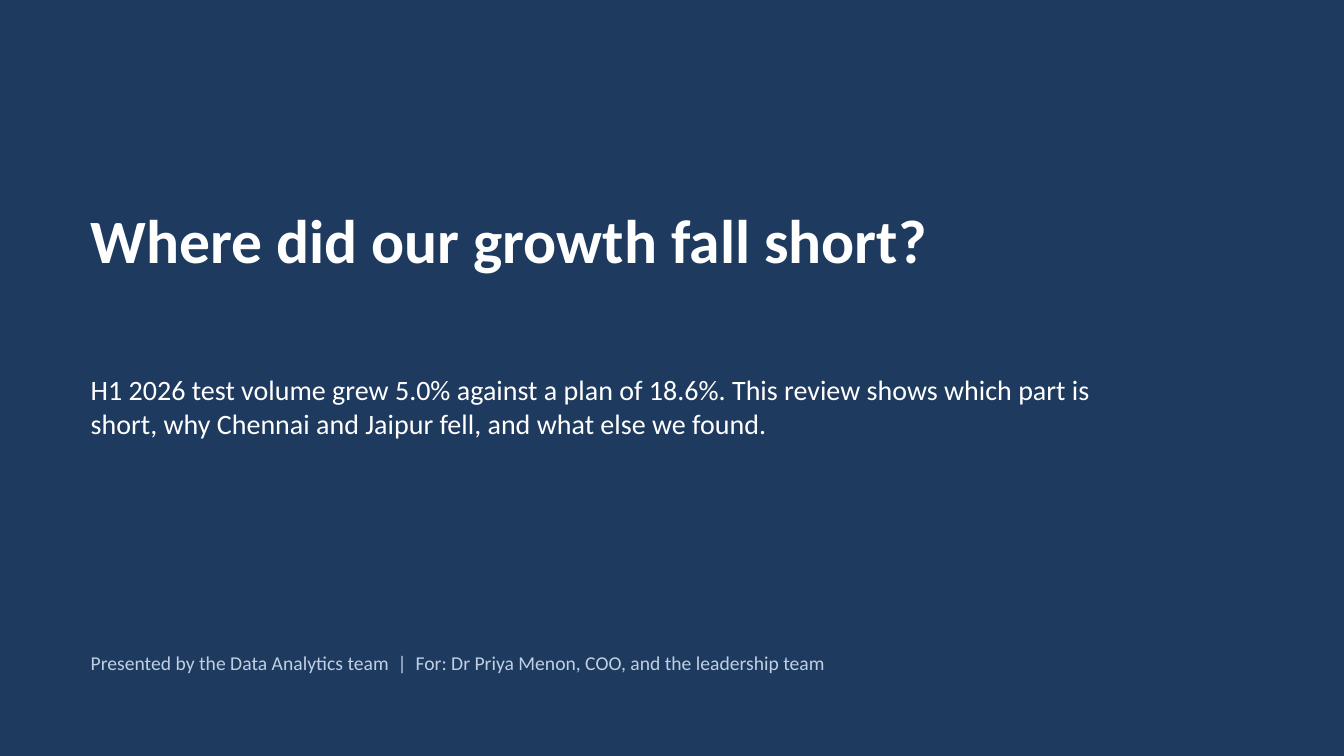
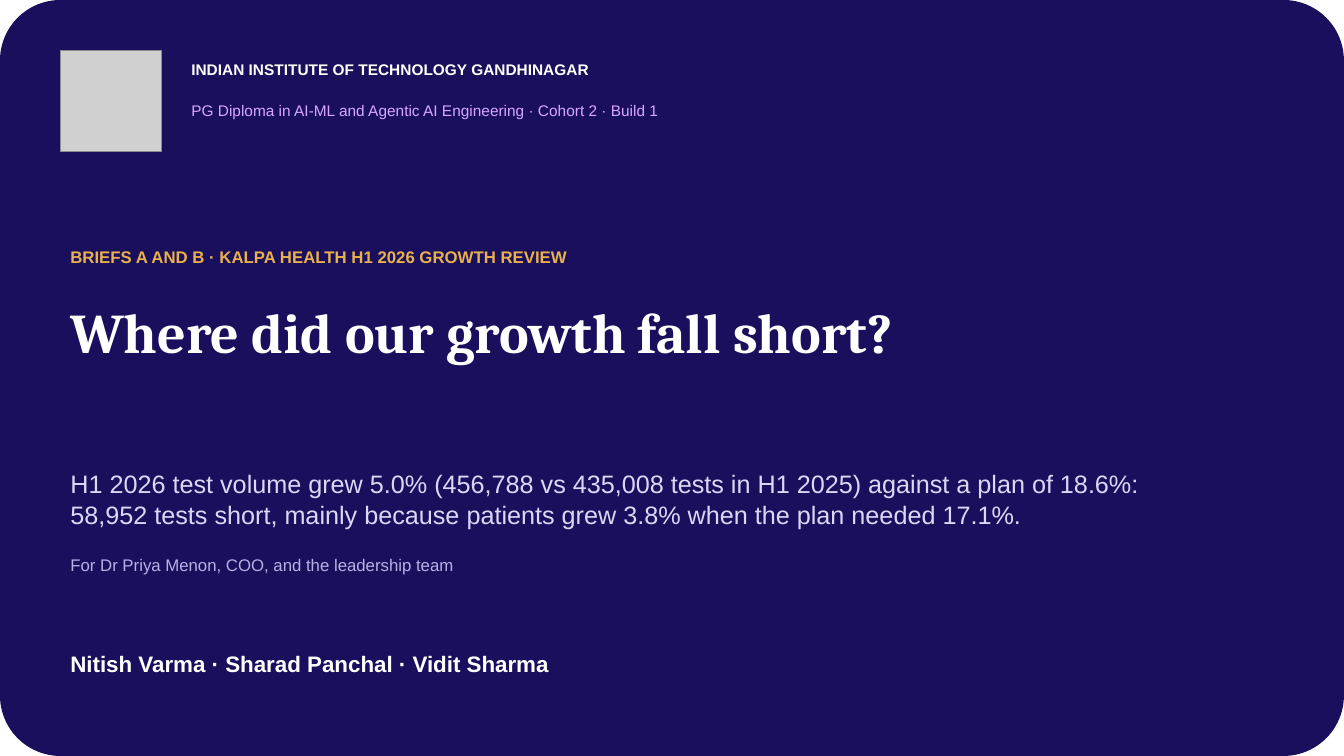
Before and after one commit to Nitishvarma50/kalpa-health-growth-analysis, a slide deck: slide 1 of Kalpa_Health_H1_2026_Growth_Review.pptx. Drawn at 1344x756 pixels with LibreOffice and Linux fonts; fonts in the diff are those of the drawing; grey boxes stand for pictures. Boxes give left, top, right and bottom in pixels: in the first picture for what was removed or moved away, otherwise in the second. Text is boxed around its words. In the diff, an @@ line names an element or a change of style, - is before the commit and + after.

```diff
--- a/Kalpa_Health_H1_2026_Growth_Review.pptx
+++ b/Kalpa_Health_H1_2026_Growth_Review.pptx
@@ background #1F3A5F to #FFFFFF @@
@@ rounded rectangle added at [0, 0, 1344, 756], fill #1A0F5C @@
@@ picture added at [60, 50, 161, 151] @@
@@ text added at [191, 64, 588, 75], 11 pt, text #FFFFFF, bold @@
+INDIAN INSTITUTE OF TECHNOLOGY GANDHINAGAR
@@ text added at [191, 105, 658, 119], 11 pt, text #D9A7FF @@
+PG Diploma in AI-ML and Agentic AI Engineering · Cohort 2 · Build 1
@@ text added at [70, 251, 567, 263], 12 pt, text #E9B04C, bold @@
+BRIEFS A AND B · KALPA HEALTH H1 2026 GROWTH REVIEW
@@ text "Where did our growth fall ...": place and size @@
-text "Where did our growth fall ..." at [91, 219, 926, 274]
+text "Where did our growth fall ..." at [70, 313, 892, 365]
@@ text "Where did our growth fall ..." at [70, 313, 892, 365]: size 44 to 40 pt, font Calibri to Cambria @@
@@ text removed at [91, 380, 1089, 439] @@
-H1 2026 test volume grew 5.0% against a plan of 18.6%. This review shows which part is short, why Chennai and Jaipur fell, and what else we found.
@@ text added at [70, 474, 1138, 529], 18 pt, text #DCD6F7 @@
+H1 2026 test volume grew 5.0% (456,788 vs 435,008 tests in H1 2025) against a plan of 18.6%: 58,952 tests short, mainly because patients grew 3.8% when the plan needed 17.1%.
@@ text "For Dr Priya Menon, COO, ..." at [70, 559, 453, 575]: vertical alignment middle to top @@
@@ text at [70, 559, 453, 575]: text changed; size 14 to 12 pt; font Calibri to Arial; text colour #BFD0E4 to #B9B0E6 @@
-Presented by the Data Analytics team | For: Dr Priya Menon, COO, and the leadership team
+For Dr Priya Menon, COO, and the leadership team
@@ text added at [70, 655, 549, 673], 16 pt, text #FFFFFF, bold @@
+Nitish Varma · Sharad Panchal · Vidit Sharma
```
Also in this commit, not shown: 7 other slides changed, 1 slide added, 4 slides removed.
